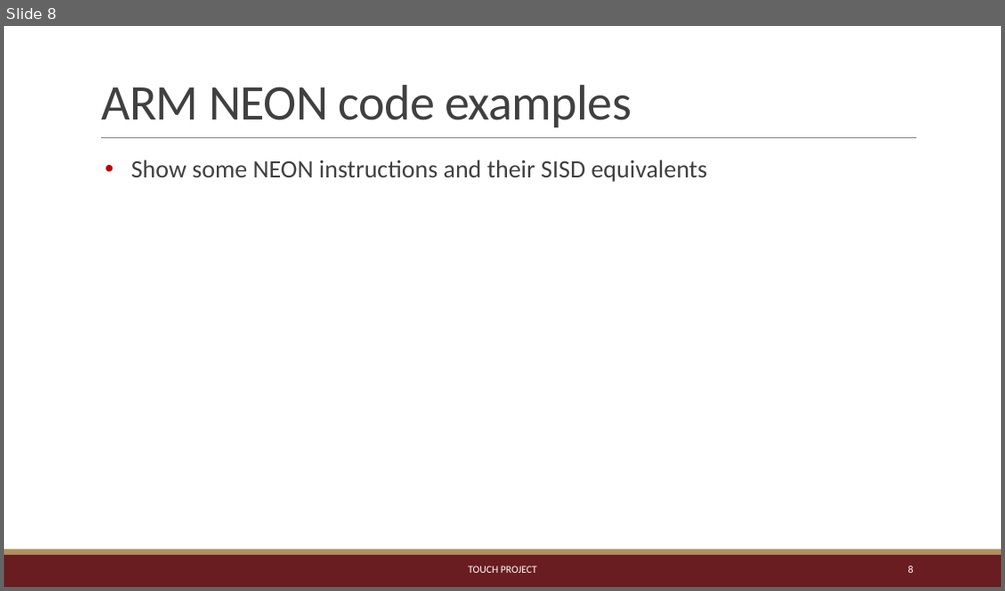
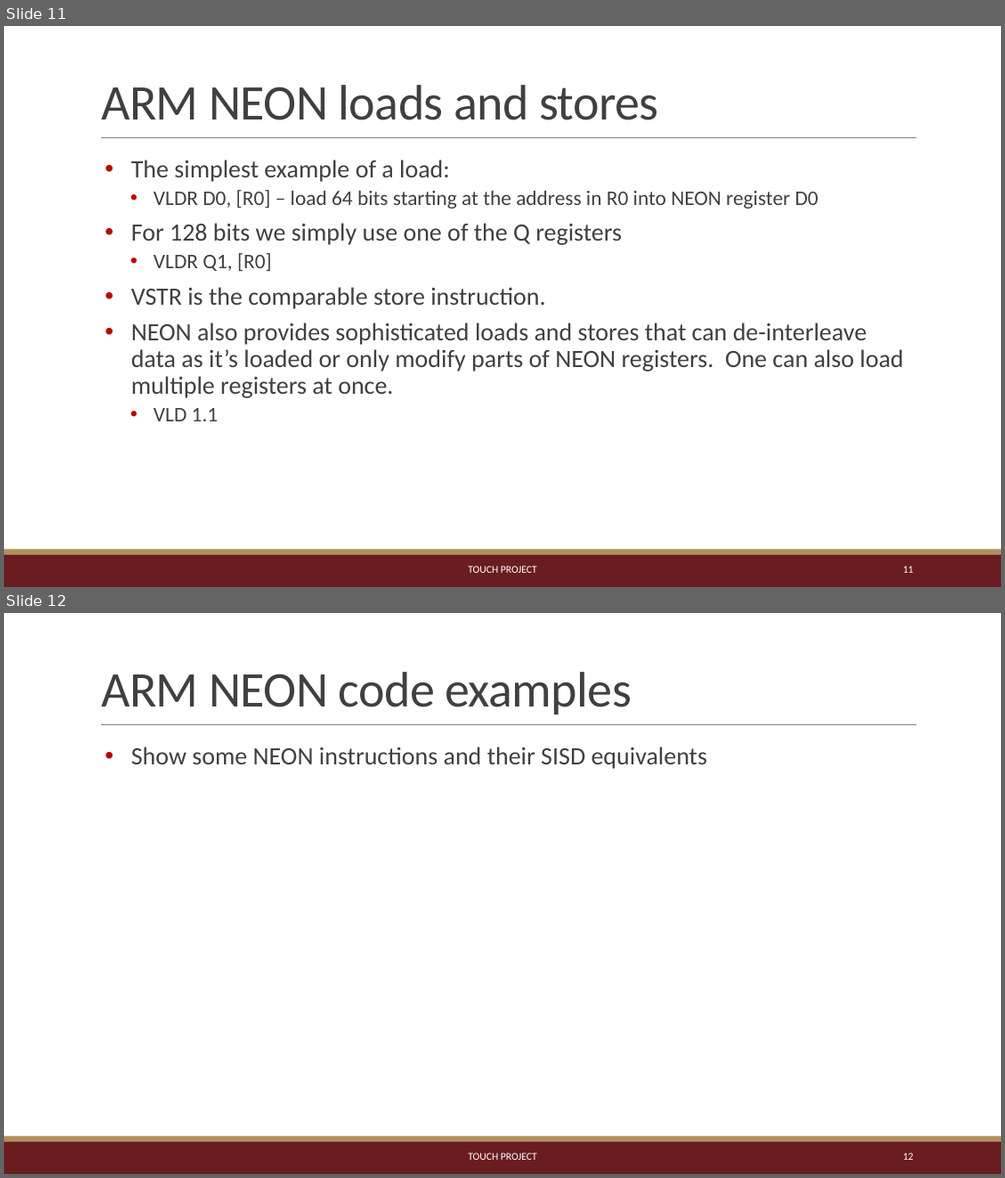
Before and after one commit to TeachingUndergradsCHC/modules, a slide deck: Architecture/arm_introduction/ARM/NEON_intro.pptx. Shown one above the other, each under a label of ours: slide 8 before the commit, slides 11 and 12 after it. The pictures are 1005x591 and 1005x1178 pixels, drawn with LibreOffice and Linux fonts; fonts in the diff are those of the drawing. Boxes give left, top, right and bottom in pixels: in the first picture for what was removed or moved away, otherwise in the second. Text is boxed around its words. In the diff, an @@ line names an element or a change of style, - is before the commit and + after.

```diff
--- a/Architecture/arm_introduction/ARM/NEON_intro.pptx
+++ b/Architecture/arm_introduction/ARM/NEON_intro.pptx
@@ slide 11 added at box(4, 26, 1001, 587), background #FFFFFF; not listed: 3 template elements that a slide beside it also shows @@
@@ title added at box(101, 85, 659, 120), 48 pt, text #404040 @@
+ARM NEON loads and stores
@@ text added at box(131, 160, 903, 421), 24 pt, text #404040 @@
+• The simplest example of a load:
+  • VLDR D0, [R0] – load 64 bits starting at the address in R0 into NEON register D0
+• For 128 bits we simply use one of the Q registers
+  • VLDR Q1, [R0]
+• VSTR is the comparable store instruction.
+• NEON also provides sophisticated loads and stores that can de-interleave data as it’s loaded or only modify parts of NEON registers. One can also load multiple registers at once.
+  • VLD 1.1
@@ text added at box(468, 565, 537, 572), 10 pt, text #FFFFFF @@
+TOUCH PROJECT
@@ page number added at box(903, 565, 914, 572), 10 pt, text #FFFFFF @@
+11
@@ what was slide 8 is now slide 12 @@
@@ page number at box(903, 1152, 914, 1159): text changed @@
-8
+12
```
Also in this commit, not shown: 4 slides changed, 3 other slides added.
